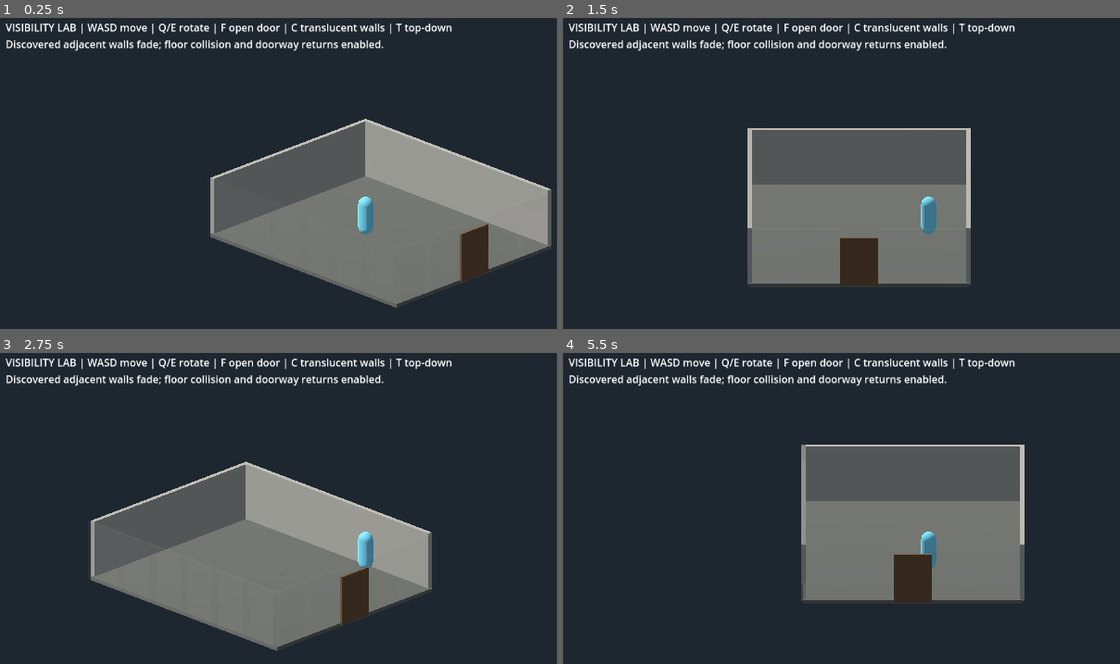
Above: before the commit, frames 1-4 (two rows, left to right).
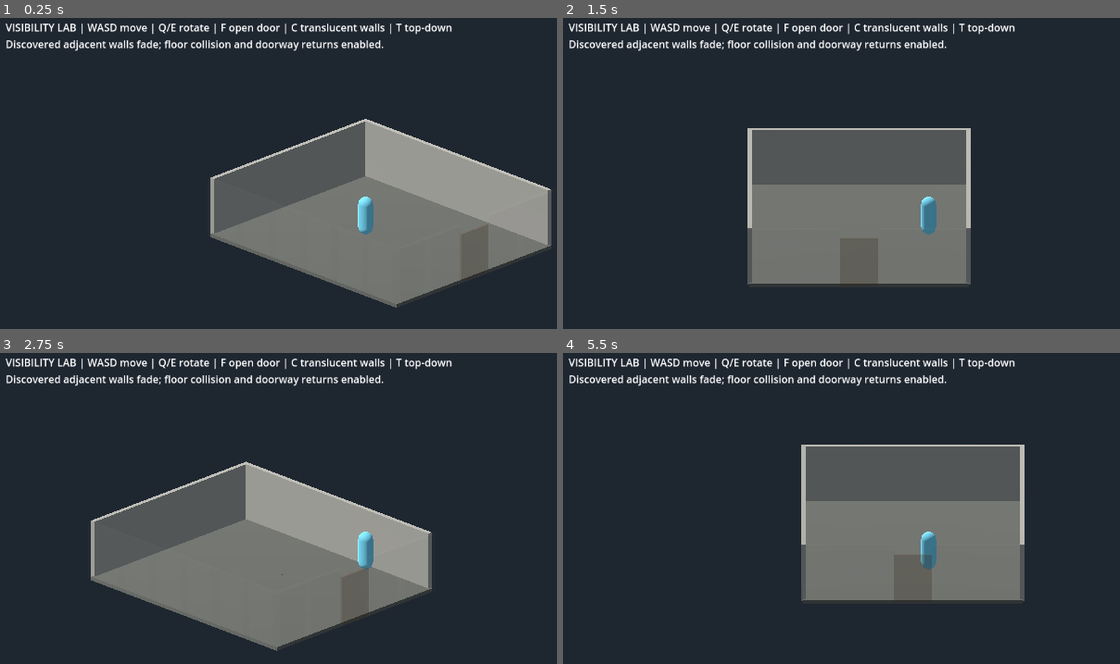
Above: after the commit, the same moments.

Repository: Jonty303/Project-Gauntlands
Game: Godot game, scene res://scenes/grid_geometry_audit_25d.tscn
Two runs of this game, one before a commit and one after it. Both use one fixed random seed, a clock stepped at 60 frames per second and the inputs below. This scene is started directly instead of the project's main scene.
Inputs (mouse positions are in pixels of both pictures, inside the frame that each line leads up to):
- Up to frame 1 (0.25 s): no input
- Up to frame 2 (1.5 s): tap Enter (ui_accept) at 0.5, 0.77 s; move the mouse to (1092, 195) at 0.52 s; hold D (move_right) 0.53-1.25 s; hold Space (attack) 0.53-1.25 s; click (1092, 195) at 0.67 s; tap E (target_next) at 0.8 s; drag from (780, 238) to (891, 301) at 1.27 s
- Up to frame 3 (2.75 s): tap Enter (ui_accept) at 2 s; move the mouse to (440, 461) at 2.02 s; hold D (move_right) from 2.03 s (still down); hold Space (attack) from 2.03 s (still down); tap Q (target_previous) at 2.1 s
- Up to frame 4 (5.5 s): release D (move_right) at 2.75 s; release Space (attack) at 2.75 s; drag from (891, 636) to (707, 489) at 2.77 s; tap Enter (ui_accept) at 3.5, 3.77, 5 s; move the mouse to (outside the picture) at 3.52 s; hold A (move_left) 3.53-4.25 s; tap E (target_next) at 3.6, 5.3 s; tap Q (target_previous) at 3.8 s; drag from (707, 489) to (819, 449) at 4.27 s; move the mouse to (964, 552) at 5.02 s; hold S (move_down) from 5.03 s (still down); tap Tab (weapon_toggle) at 5.1 s; click (964, 552) at 5.17 s

The runs differ from the first frame. In frame 1, 0.8% of the frame differs, in the area x 82-88%, y 66-85%; in frame 2, 1.0%; in frame 3, 0.8%; in frame 4, 1.3%, in the area x 42-67%, y 29-80%.

Commit message:
Implement graph-owned room visibility and discovery regressions

Diff:
--- a/scripts/grid_geometry_audit_25d.gd
+++ b/scripts/grid_geometry_audit_25d.gd
@@ -6,9 +6,11 @@
 const WALL_THICKNESS: float = 0.22
 var occupied: Dictionary = {}
 var room_by_cell: Dictionary = {}
-var discovered_rooms: Dictionary = {0:true}
+const RoomVisibility = preload("res://scripts/room_visibility_25d.gd")
+const FADE_SECONDS := 0.22
+var visibility := RoomVisibility.new()
+var discovered_rooms: Dictionary = {}
 const ROOM_NEIGHBORS := {0:[1],1:[0,2],2:[1]}
-var last_room: int = -1
 var wall_records: Array[Dictionary] = []
 var hero: CharacterBody3D
 var camera: Camera3D
@@ -36,6 +38,8 @@
     faded_door_material.transparency = BaseMaterial3D.TRANSPARENCY_ALPHA
     faded_door_material.depth_draw_mode = BaseMaterial3D.DEPTH_DRAW_DISABLED
     _define_layout()
+    visibility.configure(room_by_cell, ROOM_NEIGHBORS, 0)
+    discovered_rooms = visibility.discovered
     _build_floor_grid()
     _build_boundary_walls()
     _build_doorway_returns()
@@ -128,8 +132,7 @@
                 if not vertices.has(vertex_key):
                     vertices[vertex_key] = {"point":endpoint,"owners":[],"normals":[]}
                 var vertex: Dictionary = vertices[vertex_key]
-                if not vertex["owners"].has(owner):
-                    vertex["owners"].append(owner)
+                vertex["owners"].append(owner)
                 vertex["normals"].append(outward)
     for key in vertices:
         var vertex: Dictionary = vertices[key]
@@ -176,6 +179,7 @@
     _register_wall(visual,at,[owner],[outward])
 
 func _register_wall(visual: MeshInstance3D,at: Vector3,owners: Array,normals: Array) -> void:
+    assert(owners.size() == 1 or owners.size() == normals.size(), "Wall normals need explicit owners")
     var material := _material(Color(0.54,0.53,0.50,1.0))
     material.transparency = BaseMaterial3D.TRANSPARENCY_ALPHA
     visual.material_override = material
@@ -192,9 +196,10 @@
             var z: float = side*(0.875+length*0.5)
             var at: Vector3 = floor_origin+Vector3(x,0,z)
             var owner: int = 0 if x < 0.0 else 2
-            _partition_piece(at,Vector3(WALL_THICKNESS,WALL_HEIGHT,length),[owner,1])
-
-func _partition_piece(at: Vector3,size: Vector3,owners: Array) -> void:
+            var outward := Vector3.RIGHT if x < 0.0 else Vector3.LEFT
+            _partition_piece(at,Vector3(WALL_THICKNESS,WALL_HEIGHT,length),[owner,1],[outward,-outward])
+
+func _partition_piece(at: Vector3,size: Vector3,owners: Array,normals: Array) -> void:
     var solid := StaticBody3D.new()
     solid.position = at+Vector3(0,WALL_HEIGHT*0.5,0)
     add_child(solid)
@@ -208,7 +213,7 @@
     mesh.size = size
     visual.mesh = mesh
     solid.add_child(visual)
-    _register_wall(visual,at,owners,[Vector3(-1,0,0),Vector3(1,0,0)])
+    _register_wall(visual,at,owners,normals)
 
 func _build_doors() -> void:
     # Both door centres use the measured GridMap origin, as do the walls.
@@ -231,13 +236,10 @@
         box.size = mesh.size
         collider.shape = box
         root.add_child(collider)
-        doors.append({"body":root,"visual":visual,"collider":collider,"closed":true,"center":root.position,"material":instance_material,"alpha":1.0,"rooms":[0,1] if x < 0.0 else [1,2]})
+        doors.append({"body":root,"visual":visual,"collider":collider,"closed":true,"center":root.position,"material":instance_material,"alpha":1.0,"normals":[Vector3.RIGHT,Vector3.LEFT],"rooms":[0,1] if x < 0.0 else [1,2]})
 
 func _current_room() -> int:
-    var local := floor_grid.to_local(hero.global_position)
-    var cell := floor_grid.local_to_map(local)
-    var key := Vector2i(cell.x,cell.z)
-    return int(room_by_cell.get(key,-1))
+    return visibility.locate(floor_grid.to_local(hero.global_position), CELL)
 
 func _toggle_nearby_door() -> void:
     for door in doors:
@@ -318,12 +320,9 @@
     hero.velocity.y -= 20.0*_delta
     hero.move_and_slide()
     _update_camera()
-    var room_now: int = _current_room()
-    if room_now >= 0 and room_now != last_room:
-        last_room = room_now
-        if not discovered_rooms.has(room_now):
-            discovered_rooms[room_now] = true
-            _refresh_discovery_visuals()
+    _current_room()
+    if visibility.discover_current():
+        _refresh_discovery_visuals()
     _update_visibility(_delta)
 
 func _update_camera() -> void:
@@ -341,7 +340,6 @@
     for key in occupied:
         var cell: Vector2i = key
         var room: int = room_by_cell[cell]
-        var grid_cell := Vector3i(cell.x,0,cell.y)
         var floor_visual: MeshInstance3D = floor_visuals[cell]
         floor_visual.visible = discovered_rooms.has(room)
     for record in wall_records:
@@ -362,55 +360,29 @@
         visual.visible = visible_room and bool(door["closed"])
 
 func _update_visibility(delta: float) -> void:
-    var current_room: int = _current_room()
-    var fade_rooms: Array = [current_room]
-    for adjacent in ROOM_NEIGHBORS.get(current_room,[]):
-        if discovered_rooms.has(adjacent):
-            fade_rooms.append(adjacent)
     var toward_camera := camera.global_position-hero.global_position
     toward_camera.y = 0.0
     toward_camera = toward_camera.normalized()
-    var blend: float = clampf(delta/0.22,0.0,1.0)
     for record in wall_records:
-        var owners: Array = record["owners"]
-        var normals: Array = record["normals"]
-        var camera_facing: bool = false
-        for normal in normals:
-            var direction: Vector3 = normal
-            if direction.dot(toward_camera)>0.1:
-                camera_facing = true
-                break
-        var eligible: bool = false
-        for owner in owners:
-            if fade_rooms.has(owner):
-                eligible = true
-                break
-        var fade: bool = cutaway and eligible and camera_facing
-        var target: float = 0.04 if fade else 1.0
-        var alpha: float = lerpf(float(record["alpha"]),target,blend)
-        record["alpha"] = alpha
-        var material: StandardMaterial3D = record["material"]
-        var color := material.albedo_color
-        color.a = alpha
-        material.albedo_color = color
+        var fade: bool = cutaway and visibility.faces_camera(record["owners"], record["normals"], toward_camera)
+        _transition_opacity(record, 0.04 if fade else 1.0, delta)
     for door in doors:
-        var position: Vector3 = door["center"]
-        var local_x: float = position.x-floor_origin.x
-        var normal := Vector3(-1,0,0) if current_room == (0 if local_x<0 else 1) else Vector3(1,0,0)
-        var front: bool = normal.dot(toward_camera)>0.1
-        var eligible: bool = false
-        for room in door["rooms"]:
-            if fade_rooms.has(room) and discovered_rooms.has(room):
-                eligible = true
-                break
-        var fade: bool = cutaway and eligible and front
-        var target: float = 0.28 if fade else 1.0
-        var alpha: float = lerpf(float(door["alpha"]),target,blend)
-        door["alpha"] = alpha
-        var material: StandardMaterial3D = door["material"]
-        var color := material.albedo_color
-        color.a = alpha
-        material.albedo_color = color
+        var fade: bool = cutaway and door["closed"] and visibility.faces_camera(door["rooms"], door["normals"], toward_camera)
+        _transition_opacity(door, 0.28 if fade else 1.0, delta)
+
+func _transition_opacity(record: Dictionary, target: float, delta: float) -> void:
+    # Restart from the displayed alpha when a rotation or room transition interrupts.
+    if record.get("target", -1.0) != target:
+        record["target"] = target
+        record["start_alpha"] = record["alpha"]
+        record["elapsed"] = 0.0
+    record["elapsed"] = minf(float(record["elapsed"]) + delta, FADE_SECONDS)
+    var weight := smoothstep(0.0, 1.0, float(record["elapsed"]) / FADE_SECONDS)
+    record["alpha"] = lerpf(float(record["start_alpha"]), target, weight)
+    var material: StandardMaterial3D = record["material"]
+    var color := material.albedo_color
+    color.a = record["alpha"]
+    material.albedo_color = color
 
 func _unhandled_key_input(event: InputEvent) -> void:
     if not event is InputEventKey or not event.pressed or event.echo:
--- /dev/null
+++ b/scripts/room_visibility_25d.gd
@@ -0,0 +1,63 @@
+extends RefCounted
+## Logical session state only: no rendering or physics nodes.
+const BOUNDARY_EPSILON := 0.001
+var rooms: Dictionary = {}
+var room_by_cell: Dictionary = {}
+var discovered: Dictionary = {}
+var current_room := -1
+var previous_cell := Vector2i.ZERO
+var has_previous_cell := false
+
+func configure(cells: Dictionary, adjacency: Dictionary, starting_room: int) -> void:
+    rooms.clear()
+    discovered.clear()
+    has_previous_cell = false
+    room_by_cell = cells.duplicate()
+    for id in adjacency:
+        rooms[id] = {"id":id, "discovered":id == starting_room, "neighbours":adjacency[id].duplicate()}
+        for neighbour in adjacency[id]:
+            assert(adjacency.has(neighbour) and adjacency[neighbour].has(id), "Room graph must be reciprocal")
+    for id in cells.values():
+        assert(rooms.has(id), "Every logical floor cell needs a room")
+    current_room = starting_room
+    discovered[starting_room] = true
+
+func locate(grid_position: Vector3, cell_size: float) -> int:
+    # GridMap has centered cells: local_to_map uses floor(position / cell_size).
+    # Retain ownership within 1mm of the previous cell's boundary to absorb jitter.
+    var point := Vector2(grid_position.x, grid_position.z)
+    if has_previous_cell:
+        var bounds := Rect2(Vector2(previous_cell) * cell_size, Vector2.ONE * cell_size)
+        if bounds.grow(BOUNDARY_EPSILON).has_point(point):
+            return current_room
+    var cell := Vector2i(floori(point.x / cell_size), floori(point.y / cell_size))
+    if not room_by_cell.has(cell):
+        return current_room # Off-floor numerical samples must not invent ownership.
+    previous_cell = cell
+    has_previous_cell = true
+    current_room = int(room_by_cell[cell])
+    return current_room
+
+func discover_current() -> bool:
+    if discovered.has(current_room):
+        return false
+    discovered[current_room] = true
+    rooms[current_room]["discovered"] = true
+    return true
+
+func eligible_rooms() -> Array:
+    var eligible: Array = []
+    if not rooms.has(current_room):
+        return eligible
+    for id in [current_room] + rooms[current_room]["neighbours"]:
+        if discovered.has(id):
+            eligible.append(id)
+    return eligible
+
+func faces_camera(owners: Array, normals: Array, toward_camera: Vector3) -> bool:
+    var eligible := eligible_rooms()
+    for index in range(normals.size()):
+        var owner: int = owners[0] if owners.size() == 1 else owners[index]
+        if eligible.has(owner) and normals[index].dot(toward_camera) > 0.1:
+            return true
+    return false
--- /dev/null
+++ b/tests/room_visibility_test.gd
@@ -0,0 +1,163 @@
+extends SceneTree
+## Deterministic visibility regression; production movement is covered by architecture_lab_test.
+const SCENE = preload("res://scenes/grid_geometry_audit_25d.tscn")
+const Visibility = preload("res://scripts/room_visibility_25d.gd")
+var checks := 0
+var failures := 0
+var lab: Node3D
+
+func _initialize() -> void:
+    call_deferred("run")
+
+func check(ok: bool, message: String) -> void:
+    checks += 1
+    if not ok:
+        failures += 1
+        push_error(message)
+
+func enter(room: int) -> void:
+    lab.hero.position = lab.floor_origin + Vector3([-10.0, 0.0, 10.0][room], 0.09, 0)
+    check(lab._current_room() == room, "Logical region owns hero in room %d" % room)
+    lab.visibility.discover_current()
+    lab._refresh_discovery_visuals()
+    lab._update_camera()
+
+func collision_state(node: Node) -> Array:
+    var result: Array = []
+    if node is CollisionObject3D:
+        result.append([node.get_instance_id(), node.collision_layer, node.collision_mask, node.transform])
+    if node is CollisionShape3D:
+        result.append([node.get_instance_id(), node.disabled, node.shape, node.transform])
+    if node is GridMap:
+        result.append([node.get_used_cells(), node.collision_layer, node.collision_mask, node.mesh_library.get_item_shapes(0)])
+    for child in node.get_children():
+        result.append_array(collision_state(child))
+    return result
+
+func run() -> void:
+    lab = SCENE.instantiate()
+    root.add_child(lab)
+    lab.set_physics_process(false)
+    check(lab.discovered_rooms.keys() == [0], "Only starting room discovered")
+    check(lab.visibility.rooms.size() == 3, "Every room and corridor has a unique record")
+    for id in [0, 1, 2]:
+        var room: Dictionary = lab.visibility.rooms[id]
+        check(room.id == id and room.discovered == (id == 0), "Initial room record")
+        check(room.neighbours == [[1], [0, 2], [1]][id], "Explicit reciprocal neighbours")
+    for cell in lab.floor_visuals:
+        check(lab.floor_visuals[cell].visible == (lab.room_by_cell[cell] == 0), "Initial floor discovery")
+    for wall in lab.wall_records:
+        check(wall.visual.visible == wall.owners.has(0), "No undiscovered-only walls visible")
+    check(lab.doors[0].visual.visible and not lab.doors[1].visual.visible, "Only starting boundary door visible")
+    enter(0)
+    check(lab.visibility.eligible_rooms() == [0], "Undiscovered neighbour cannot fade")
+    lab.camera_yaw = 90.0
+    lab._update_camera()
+    lab._update_visibility(0.22)
+    check(is_equal_approx(lab.doors[0].alpha, 0.28), "Starting room east door faces east camera")
+    lab.camera_yaw = 270.0
+    lab._update_camera()
+    lab._update_visibility(0.22)
+    check(is_equal_approx(lab.doors[0].alpha, 1.0), "Undiscovered corridor cannot fade west face")
+    for wall in lab.wall_records:
+        if wall.owners.has(0) and wall.owners.has(1):
+            check(is_equal_approx(wall.alpha, 1.0), "Partition cannot borrow undiscovered owner's normal")
+    enter(1)
+    check(lab.visibility.eligible_rooms() == [1, 0], "Only discovered one-hop neighbour eligible")
+    enter(2)
+    enter(1)
+    enter(0)
+    check(lab.discovered_rooms.size() == 3, "Discovery persists after leaving each room")
+    for room in lab.visibility.rooms.values():
+        check(room.discovered, "Room record retains discovery")
+    for floor_visual in lab.floor_visuals.values():
+        check(floor_visual.visible, "Discovered floors remain visible")
+
+    # Each boundary is crossed in both directions, including sub-millimetre jitter.
+    for boundary in [0, 1]:
+        for direction in [1, -1]:
+            var from_room: int = boundary if direction == 1 else boundary + 1
+            var to_room: int = boundary + 1 if direction == 1 else boundary
+            enter(from_room)
+            var x: float = lab.doors[boundary].center.x
+            lab.hero.position.x = x - direction * 0.01
+            check(lab._current_room() == from_room, "Approach owns correct side")
+            for jitter in [0.0, 0.0004, -0.0004, 0.0008, -0.0008]:
+                lab.hero.position.x = x + jitter
+                check(lab._current_room() == from_room, "Threshold jitter retains ownership")
+            lab.hero.position.x = x + direction * 0.002
+            check(lab._current_room() == to_room, "Crossing threshold changes ownership")
+    # Same graph policy at arbitrary physical separation: no distance inference.
+    var logic := Visibility.new()
+    logic.configure({Vector2i.ZERO:0, Vector2i(1000, 0):1, Vector2i(1, 0):2}, {0:[1],1:[0,2],2:[1]}, 0)
+    for point in [Vector3(2001,0,1), Vector3(3,0,1), Vector3(1,0,1)]:
+        logic.locate(point, 2.0)
+        logic.discover_current()
+    check(logic.eligible_rooms() == [0,1], "Far neighbour eligible, near non-neighbour excluded")
+
+    for room in [0, 1, 2]:
+        enter(room)
+        var expected_rooms: Array = [[0,1], [1,0,2], [2,1]][room]
+        check(lab.visibility.eligible_rooms() == expected_rooms, "Graph fade eligibility")
+        var before := collision_state(lab)
+        for yaw in [0.0,45.0,90.0,135.0,180.0,225.0,270.0,315.0]:
+            lab.camera_yaw = yaw
+            lab._update_camera()
+            check(lab._current_room() == room, "Camera cannot change room ownership")
+            lab._update_visibility(0.22)
+            var view := Vector3(sin(deg_to_rad(yaw)),0,cos(deg_to_rad(yaw)))
+            for wall in lab.wall_records:
+                var fade := false
+                for index in range(wall.normals.size()):
+                    var owner: int = wall.owners[0] if wall.owners.size() == 1 else wall.owners[index]
+                    fade = fade or (expected_rooms.has(owner) and wall.normals[index].dot(view) > 0.1)
+                check(is_equal_approx(wall.alpha, 0.04 if fade else 1.0), "Wall opacity follows eligible owner's normal")
+                check(is_equal_approx(wall.material.albedo_color.a, wall.alpha), "Rendered wall alpha")
+            for door in lab.doors:
+                var front := (expected_rooms.has(door.rooms[0]) and view.x > 0.1) or (expected_rooms.has(door.rooms[1]) and view.x < -0.1)
+                check(is_equal_approx(door.alpha, 0.28 if front else 1.0), "Closed door camera-facing opacity")
+            check(collision_state(lab) == before, "All collision unchanged after rotation and fade")
+        lab.cutaway = false
+        lab._update_visibility(0.22)
+        for wall in lab.wall_records:
+            check(is_equal_approx(wall.alpha, 1.0), "Cutaway off restores opacity")
+        lab.cutaway = true
+        lab.camera_yaw = 0
+        lab._update_camera()
+        lab._update_visibility(0.11)
+        var transitioning := 0
+        for wall in lab.wall_records:
+            if wall.alpha < 1.0:
+                transitioning += 1
+                check(is_equal_approx(wall.alpha, 0.52), "Smooth transition halfway after 0.11s")
+        check(transitioning > 0, "Exercise timed transition")
+        lab._update_visibility(0.11)
+        for wall in lab.wall_records:
+            check(is_equal_approx(wall.alpha, 0.04) or is_equal_approx(wall.alpha, 1.0), "Fade completes in 0.22s")
+        check(collision_state(lab) == before, "Collision preserved through intermediate alpha")
+    # Interrupted fades preserve displayed alpha; completion is independent of step size.
+    var sample: Dictionary = lab.wall_records[0]
+    lab._transition_opacity(sample, 1.0, 0.22)
+    lab._transition_opacity(sample, 0.04, 0.11)
+    lab._transition_opacity(sample, 1.0, 0.0)
+    check(is_equal_approx(sample.alpha, 0.52), "Interrupted fade has no opacity jump")
+    lab._transition_opacity(sample, 1.0, 0.22)
+    for step in range(22):
+        lab._transition_opacity(sample, 0.04, 0.01)
+    check(is_equal_approx(sample.alpha, 0.04), "Small steps also complete in 0.22s")
+    for index in [0, 1]:
+        var door: Dictionary = lab.doors[index]
+        lab.hero.position = door.center + Vector3(-1, -1.09, 0)
+        lab._toggle_nearby_door()
+        await process_frame
+        check(not door.closed and not door.visual.visible and door.collider.disabled, "Open door hides and allows passage")
+        var before := collision_state(lab)
+        lab._update_visibility(0.22)
+        check(is_equal_approx(door.alpha, 1.0), "Open door not foreground-faded")
+        check(collision_state(lab) == before, "Fade does not re-enable open door collision")
+        lab._toggle_nearby_door()
+        await process_frame
+        check(door.closed and door.visual.visible and not door.collider.disabled, "Closing restores door")
+    lab.free()
+    print("Room visibility: %d checks, %d failures" % [checks, failures])
+    quit(1 if failures else 0)
Not shown, added: scripts/room_visibility_25d.gd.uid
Not shown, added: tests/room_visibility_test.gd.uid
Not shown, added: docs/ITERATION_2_RESULTS.md
Not shown, changed: docs/NEXT_ITERATION.md
